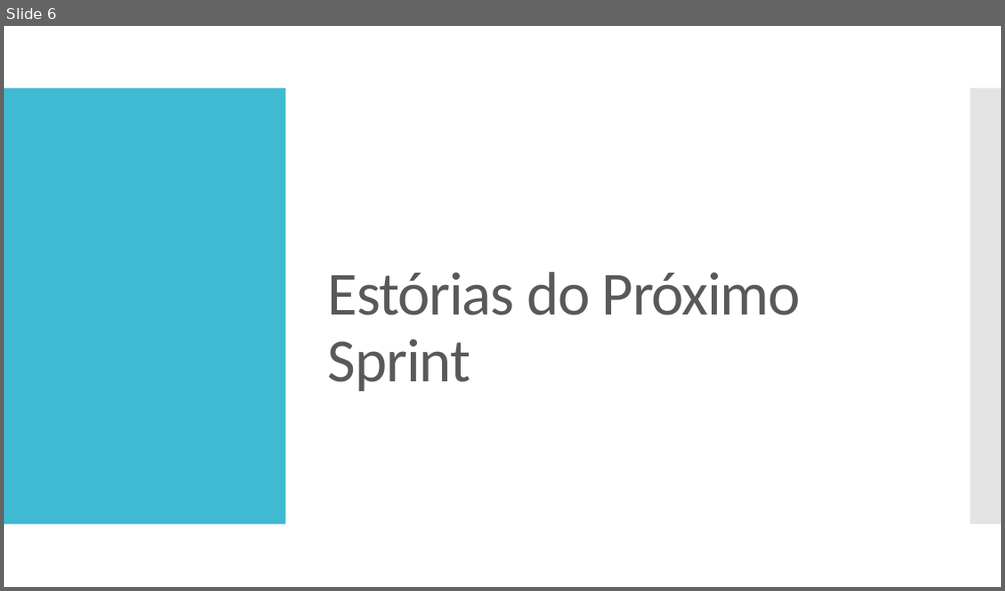
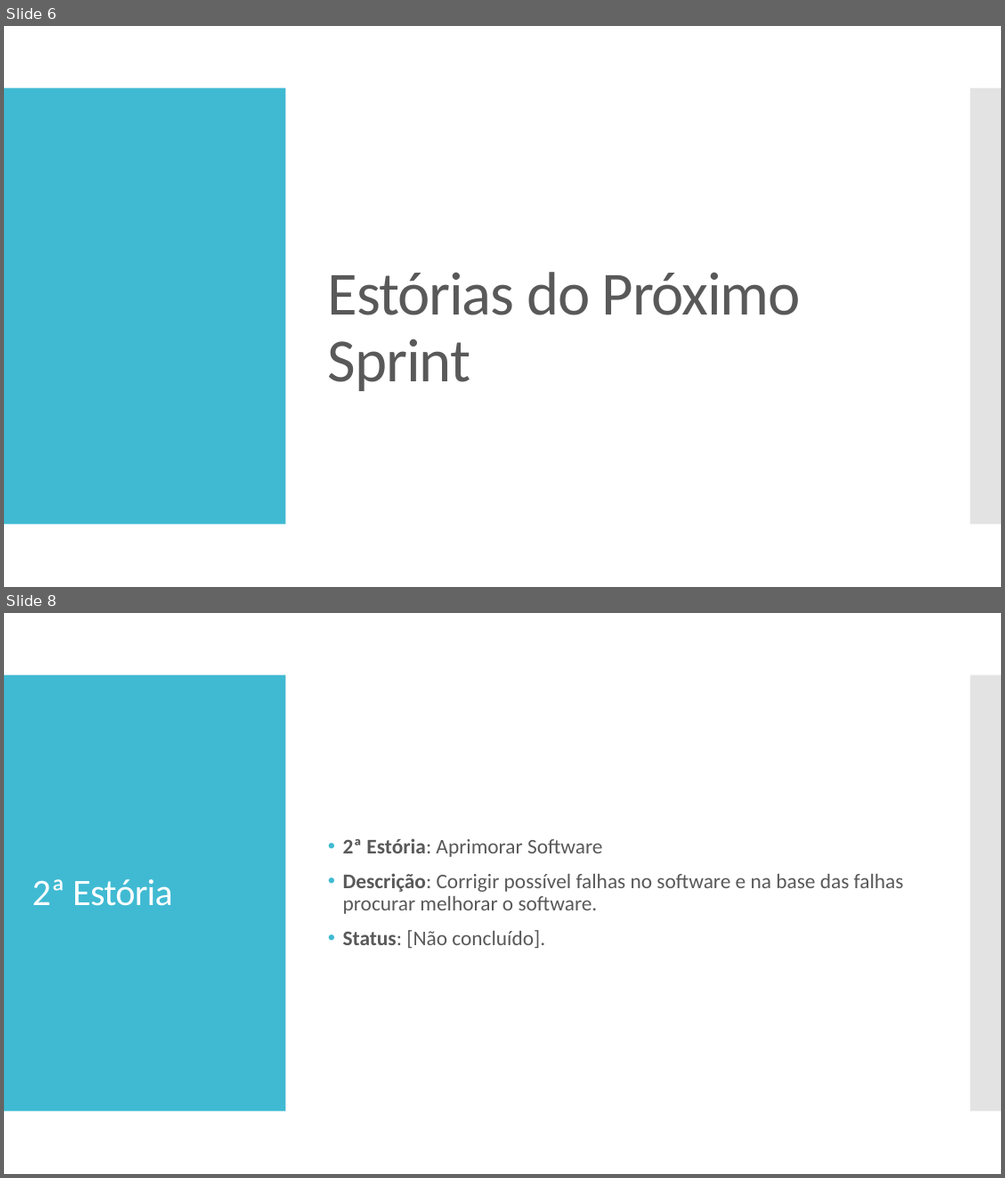
Before and after one commit to AlexandroGonSan/Projeto_final_POO_2018.2, a slide deck: Sprints/Sprint_002 da equipe.pptx. Shown one above the other, each under a label of ours: slide 6 before the commit, slides 6 and 8 after it; the slides between them are not shown. The pictures are 1005x591 and 1005x1178 pixels, drawn with LibreOffice and Linux fonts; fonts in the diff are those of the drawing. Boxes give left, top, right and bottom in pixels: in the first picture for what was removed or moved away, otherwise in the second. Text is boxed around its words. In the diff, an @@ line names an element or a change of style, - is before the commit and + after.

```diff
--- a/Sprints/Sprint_002 da equipe.pptx
+++ b/Sprints/Sprint_002 da equipe.pptx
@@ slide 8 added at bbox=[4, 613, 1001, 1174], background #FFFFFF; not listed: 2 template elements that a slide beside it also shows @@
@@ text added at bbox=[343, 838, 904, 948], 20 pt, text #595959 @@
+• 2ª Estória: Aprimorar Software
+• Descrição: Corrigir possível falhas no software e na base das falhas procurar melhorar o software.
+• Status: [Não concluído].
@@ title added at bbox=[32, 879, 173, 906], 36 pt, text #FFFFFF @@
+2ª Estória
```
Also in this commit, not shown: 1 slide changed.
